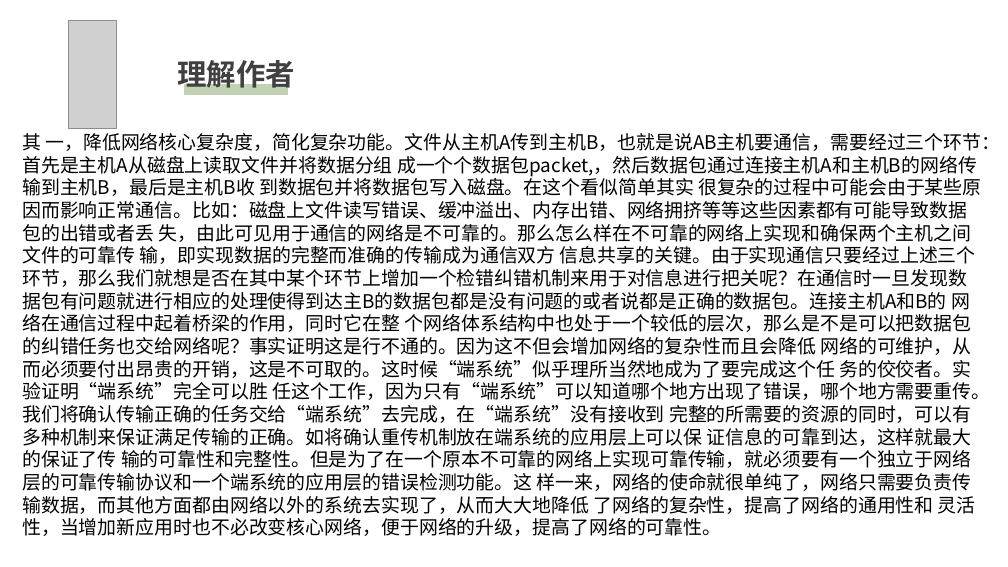
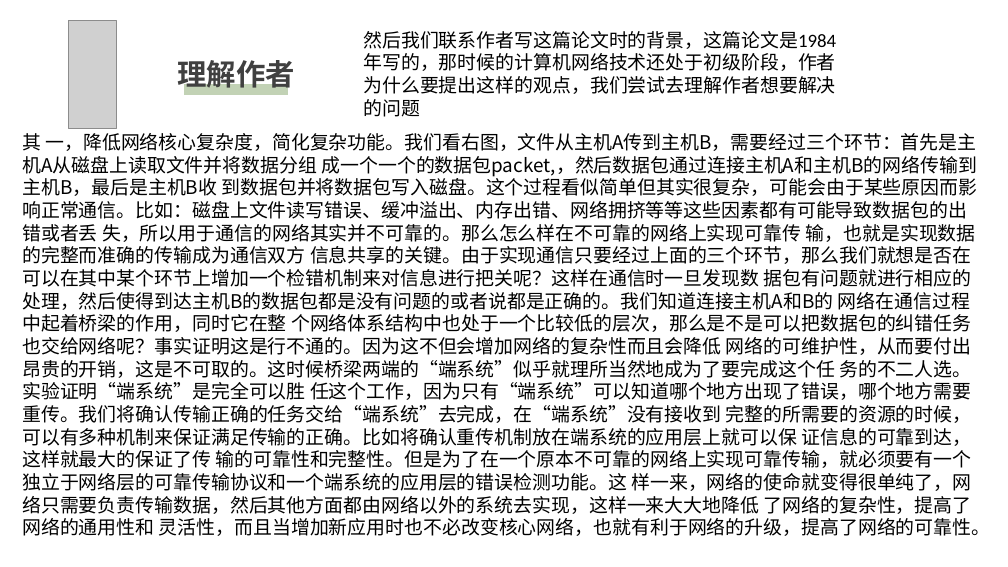
Before and after one commit to Jamie-yao/Computer-network--the-boys, a slide deck: slide 9 of Discussion/Dis1/part1.pptx. Drawn at 1008x567 pixels with LibreOffice and Linux fonts; fonts in the diff are those of the drawing; grey boxes stand for pictures; background and template pictures are left out. Boxes give left, top, right and bottom in pixels: in the first picture for what was removed or moved away, otherwise in the second. Text is boxed around its words. In the diff, an @@ line names an element or a change of style, - is before the commit and + after.

```diff
--- a/Discussion/Dis1/part1.pptx
+++ b/Discussion/Dis1/part1.pptx
@@ text added at box(363, 31, 836, 117), 18 pt, text #000000 @@
+然后我们联系作者写这篇论文时的背景，这篇论文是1984年写的，那时候的计算机网络技术还处于初级阶段，作者为什么要提出这样的观点，我们尝试去理解作者想要解决的问题
@@ text at box(22, 133, 991, 536): text changed @@
-其 一，降低网络核心复杂度，简化复杂功能。文件从主机A传到主机B，也就是说AB主机要通信，需要经过三个环节：首先是主机A从磁盘上读取文件并将数据分组 成一个个数据包packet,，然后数据包通过连接主机A和主机B的网络传输到主机B，最后是主机B收 到数据包并将数据包写入磁盘。在这个看似简单其实 很复杂的过程中可能会由于某些原因而影响正常通信。比如：磁盘上文件读写错误、缓冲溢出、内存出错、网络拥挤等等这些因素都有可能导致数据包的出错或者丢 失，由此可见用于通信的网络是不可靠的。那么怎么样在不可靠的网络上实现和确保两个主机之间文件的可靠传 输，即实现数据的完整而准确的传输成为通信双方 信息共享的关键。由于实现通信只要经过上述三个环节，那么我们就想是否在其中某个环节上增加一个检错纠错机制来用于对信息进行把关呢？在通信时一旦发现数 据包有问题就进行相应的处理使得到达主B的数据包都是没有问题的或者说都是正确的数据包。连接主机A和B的 网络在通信过程中起着桥梁的作用，同时它在整 个网络体系结构中也处于一个较低的层次，那么是不是可以把数据包的纠错任务也交给网络呢？事实证明这是行不通的。因为这不但会增加网络的复杂性而且会降低 网络的可维护，从而必须要付出昂贵的开销，这是不可取的。这时候“端系统”似乎理所当然地成为了要完成这个任 务的佼佼者。实验证明“端系统”完全可以胜 任这个工作，因为只有“端系统”可以知道哪个地方出现了错误，哪个地方需要重传。我们将确认传输正确的任务交给“端系统”去完成，在“端系统”没有接收到 完整的所需要的资源的同时，可以有多种机制来保证满足传输的正确。如将确认重传机制放在端系统的应用层上可以保 证信息的可靠到达，这样就最大的保证了传 输的可靠性和完整性。但是为了在一个原本不可靠的网络上实现可靠传输，就必须要有一个独立于网络层的可靠传输协议和一个端系统的应用层的错误检测功能。这 样一来，网络的使命就很单纯了，网络只需要负责传输数据，而其他方面都由网络以外的系统去实现了，从而大大地降低 了网络的复杂性，提高了网络的通用性和 灵活性，当增加新应用时也不必改变核心网络，便于网络的升级，提高了网络的可靠性。
+其 一，降低网络核心复杂度，简化复杂功能。我们看右图，文件从主机A传到主机B，需要经过三个环节：首先是主机A从磁盘上读取文件并将数据分组 成一个一个的数据包packet,，然后数据包通过连接主机A和主机B的网络传输到主机B，最后是主机B收 到数据包并将数据包写入磁盘。这个过程看似简单但其实很复杂，可能会由于某些原因而影响正常通信。比如：磁盘上文件读写错误、缓冲溢出、内存出错、网络拥挤等等这些因素都有可能导致数据包的出错或者丢 失，所以用于通信的网络其实并不可靠的。那么怎么样在不可靠的网络上实现可靠传 输，也就是实现数据的完整而准确的传输成为通信双方 信息共享的关键。由于实现通信只要经过上面的三个环节，那么我们就想是否在可以在其中某个环节上增加一个检错机制来对信息进行把关呢？这样在通信时一旦发现数 据包有问题就进行相应的处理，然后使得到达主机B的数据包都是没有问题的或者说都是正确的。我们知道连接主机A和B的 网络在通信过程中起着桥梁的作用，同时它在整 个网络体系结构中也处于一个比较低的层次，那么是不是可以把数据包的纠错任务也交给网络呢？事实证明这是行不通的。因为这不但会增加网络的复杂性而且会降低 网络的可维护性，从而要付出昂贵的开销，这是不可取的。这时候桥梁两端的“端系统”似乎就理所当然地成为了要完成这个任 务的不二人选。实验证明“端系统”是完全可以胜 任这个工作，因为只有“端系统”可以知道哪个地方出现了错误，哪个地方需要重传。我们将确认传输正确的任务交给“端系统”去完成，在“端系统”没有接收到 完整的所需要的资源的时候，可以有多种机制来保证满足传输的正确。比如将确认重传机制放在端系统的应用层上就可以保 证信息的可靠到达，这样就最大的保证了传 输的可靠性和完整性。但是为了在一个原本不可靠的网络上实现可靠传输，就必须要有一个独立于网络层的可靠传输协议和一个端系统的应用层的错误检测功能。这 样一来，网络的使命就变得很单纯了，网络只需要负责传输数据，然后其他方面都由网络以外的系统去实现，这样一来大大地降低 了网络的复杂性，提高了网络的通用性和 灵活性，而且当增加新应用时也不必改变核心网络，也就有利于网络的升级，提高了网络的可靠性。
```
Also in this commit, not shown: 5 other slides changed.
